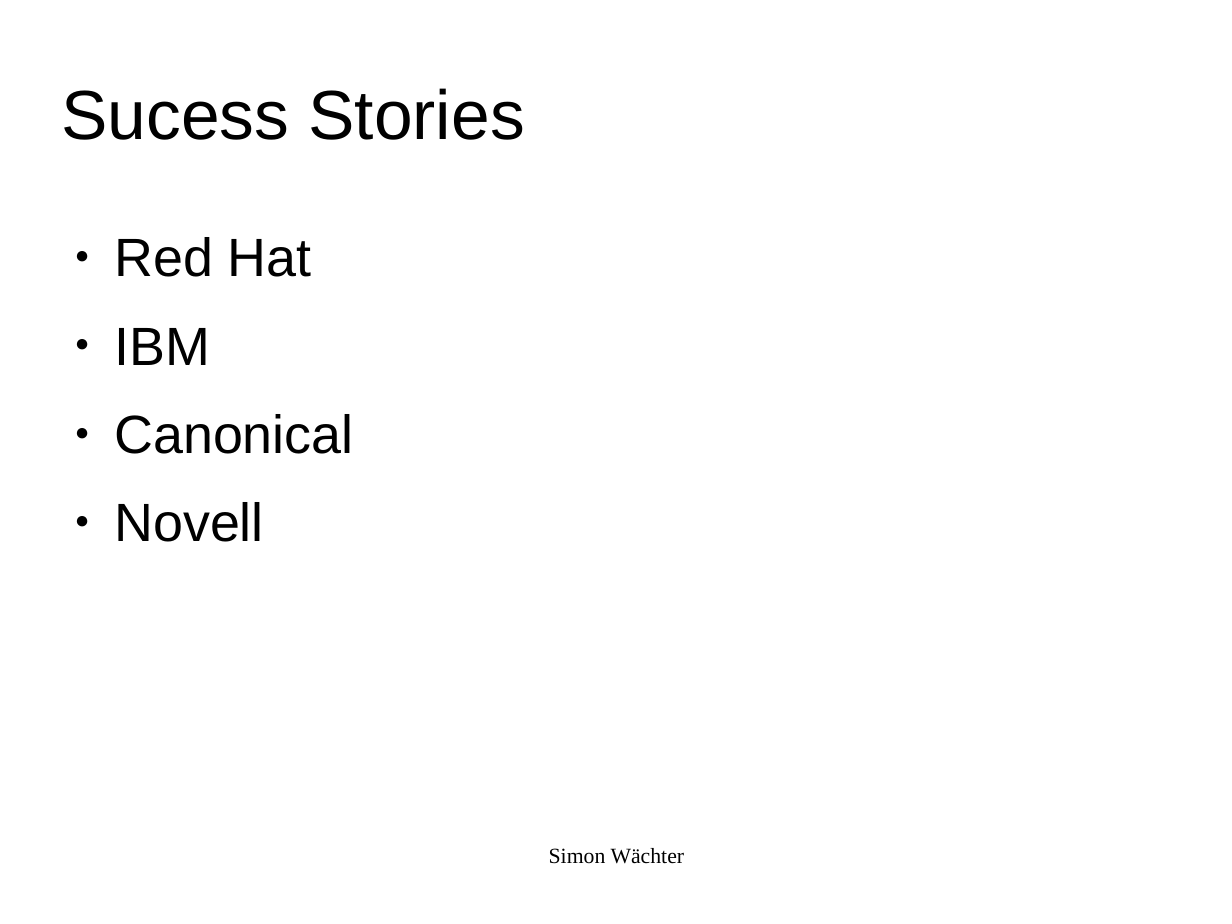
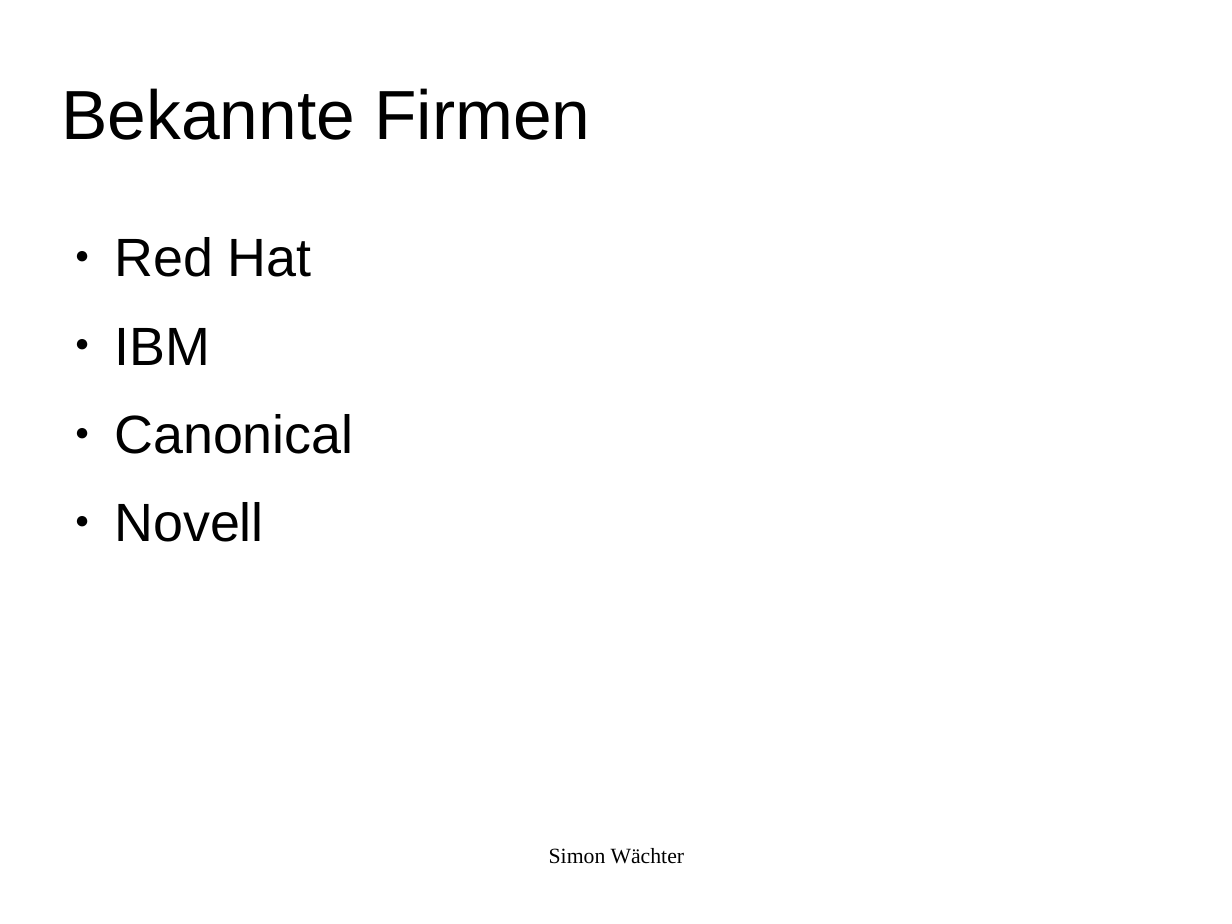
Before and after one commit to swaechter/presentations, a slide deck: slide 25 of 2014_05_10_Ubucon_2014/Freie_Software_Was_ist_das.odp (slide 24 before the commit). Drawn at 1232x924 pixels with LibreOffice and Linux fonts; fonts in the diff are those of the drawing; background and template pictures are left out. Boxes give left, top, right and bottom in pixels: in the first picture for what was removed or moved away, otherwise in the second. Text is boxed around its words. In the diff, an @@ line names an element or a change of style, - is before the commit and + after.

```diff
--- a/2014_05_10_Ubucon_2014/Freie_Software_Was_ist_das.odp
+++ b/2014_05_10_Ubucon_2014/Freie_Software_Was_ist_das.odp
@@ title at (62, 88, 590, 140): text changed @@
-Sucess Stories
+Bekannte Firmen
```
Also in this commit, not shown: 9 other slides changed, 1 slide added.
